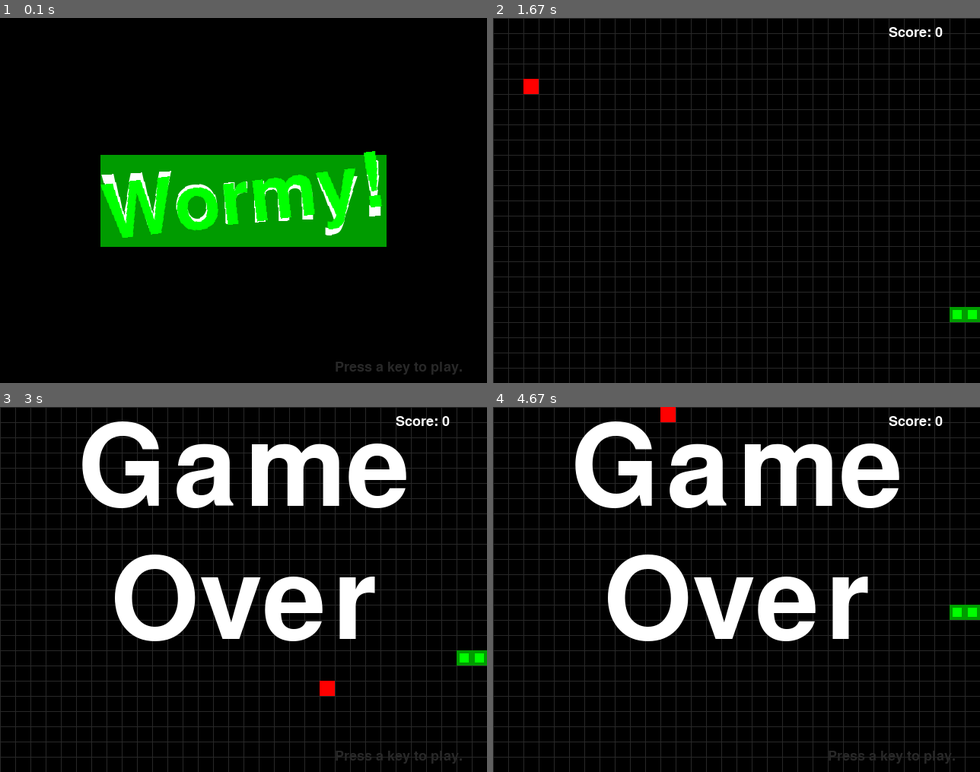
Above: before the commit, frames 1-4 (two rows, left to right).
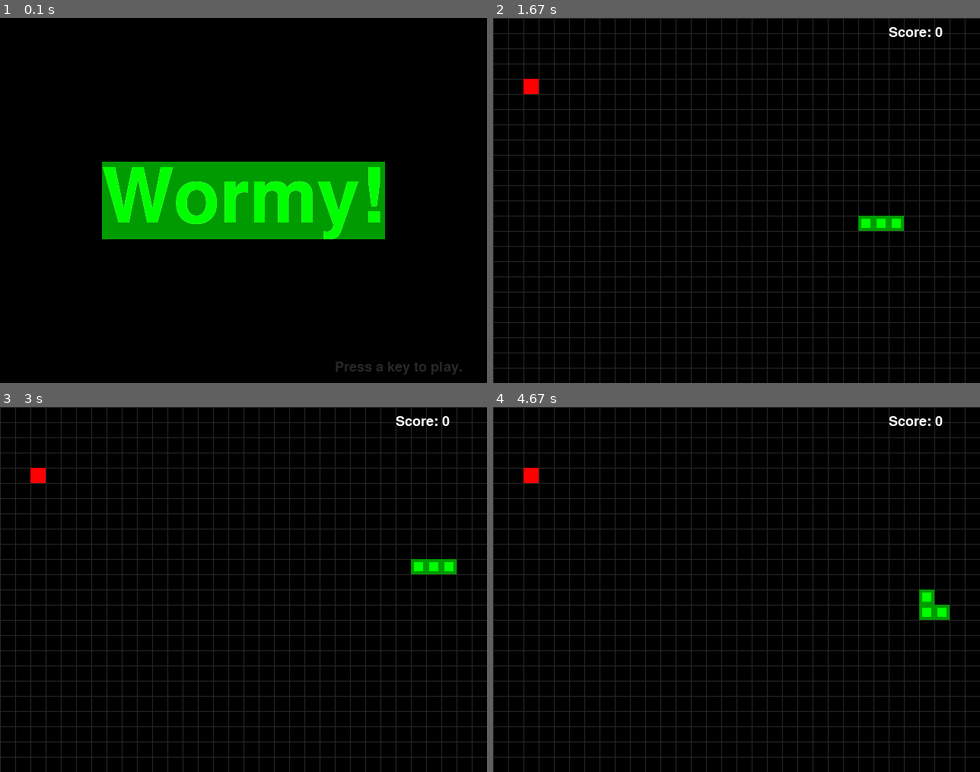
Above: after the commit, the same moments.

Repository: JoeHancock1995/Python3-practice
Game: pygame game, started from pythonbook/wormy.py
Two runs of this game, one before a commit and one after it. Both use one fixed random seed, a clock stepped at 60 frames per second and the inputs below.
Inputs:
- Up to frame 1 (0.1 s): no input
- Up to frame 2 (1.67 s): tap Enter at 0.33 s; tap S at 0.67 s; hold Right 1.17-1.63 s
- Up to frame 3 (3 s): hold Up 1.67-2.2 s; hold D 2.23-2.78 s; hold Left from 2.82 s (still down)
- Up to frame 4 (4.67 s): release Left at 3.37 s; hold S 3.4-3.95 s; hold Left 3.98-4.53 s; hold W from 4.57 s (still down)

The runs differ from the first frame. In frame 1, 5.5% of the frame differs, in the area x 20-80%, y 36-63%; in frame 2, 0.7%; in frame 3, 13%, in the area x 6-100%, y 3-98%; in frame 4, 13%.

Commit message:
halfway through wormy tutorial

Diff:
--- a/pythonbook/wormy.py
+++ b/pythonbook/wormy.py
@@ -6,7 +6,7 @@
 import random, pygame, sys
 from pygame.locals import *
 
-FPS = 15
+FPS = 5
 WINDOWWIDTH = 640
 WINDOWHEIGHT = 480
 CELLSIZE = 20
--- /dev/null
+++ b/wormy.py
@@ -0,0 +1,71 @@
+import random, pygame, sys
+from pygame.locals.import *
+
+FPS = 15
+WINDOWWIDTH = 640
+WINDOWHEIGHT = 480
+CELLSIZE = 20
+assert WINDOWWIDTH % CELLSIZE == 0, "Window width must be a multiple of cell size."
+assert WINDOWHEIGHT % CELLSIZE == 0, "Window height must be a multiple of cell size."
+CELLWIDTH = int(WINDOWWIDTH / CELLSIZE)
+CELLHEIGHT = int(WINDOWHEIGHT / CELLSIZE)
+
+WHITE = (255, 255, 255)
+BLACK = (0, 0, 0)
+RED = (255, 0, 0)
+GREEN = (0, 255, 0)
+DARKGREEN = (0, 155, 0)
+DARKGRAY = (40, 40, 40)
+BGCOLOR = BLACK
+
+UP = 'up'
+DOWN = 'down'
+LEFT = 'left'
+RIGHT = 'right'
+
+HEAD = 0
+
+def main ():
+    global FPSCLOCK, DISPLAYSURF, BASICFONT
+
+    pygame.init()
+    FPSCLOCK = pygame.time.Clock()
+    DISPLAYSURF = pygame.display.set_mode((WINDOWWIDTH, WINDOWHEIGHT))
+    BASICFONT = pygame.font.Font('freesansbold.ttf' , 18)
+    pygame.display.set_caption('Wormy')
+
+    showStartScreen()
+    while True:
+        runGame()
+        showGameOverScreen()
+
+        defrunGame():
+            startx = random.randint(5, CELLWIDTH - 6)
+             starty = random.randint(5, CELLHEIGHT - 6)
+             wormCoords = [{'x' : startx, 'y' : starty},
+                           {'x' : startx - 1, 'y' : start y},
+                           {'x' : startx - 2, 'y' : start y}]
+             direction = RIGHT
+
+             apple = getRandomLocation()
+
+             while True:
+                 for event in pygame.event.get():
+                     if event.type == QUIT:
+                         terminate()
+                         elif event.type == KEYDOWN:
+                             if (event.key == K_LEFT or event.key == K_a) and direction != RIGHT:
+                                 direction = LEFT
+                         elif (event.key == K_RIGHT or event.key == K_d) and direction != LEFT:
+                                     direction = RIGHT
+                        elif (event.key == K_UP or event.key == K_w) and direction != DOWN:
+                                        direction = UP
+                        elif (event.key == K_DOWN or event.key == K_s) and direction != UP:
+                                       direction = DOWN
+                        elif event.key == K_ESCAPE:
+                                           terminate()
+
+if wormCoords [HEAD] ['x'] == -1 or wormCoords[HEAD] ['x'] == CELLWIDTH or wormCoords [HEAD] ['y'] == -1 or wormCoords [HEAD] ['y'] == CELLHEIGHT:
+    return
+for wormBody in wormCoords [1: ] :
+if wormBody ['x'] == wormCoords [HEAD] ['x'] and wormBody ['y'] == wormCoords [HEAD] ['y']:
